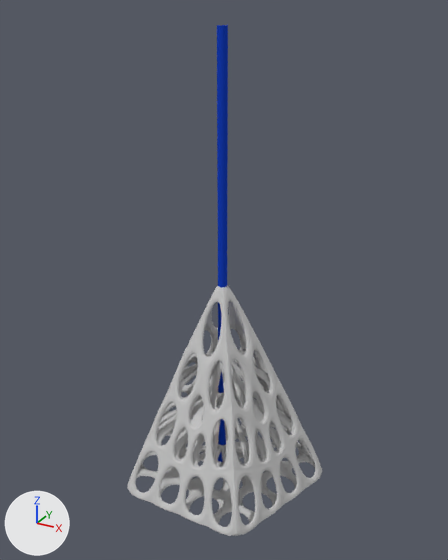
An edit to the Blender file Support-Zylinder+Wireframe-Kegel.blend, drawn before and after from the same camera.
Camera for both pictures: a camera (50 mm lens) standing at (59.5, -107.5, 102.5) and looking at (-0.2, 1.1, 48.3). The axes (+X, +Y, +Z) are drawn at lower left. The lights are the same throughout.

Before the edit, the objects in view are built like this:
```python
mat_material = diffuse_material('Material')
mat_material.base_color = (0.581, 0.581, 0.581)  # light grey #c9c9c9
mat_pla_blau = diffuse_material('PLA_blau')
mat_pla_blau.base_color = (0.00892, 0.0513, 0.528)  # blue #1840c0
me_cone_003 = bpy.data.meshes.new('Cone.003')
me_cone_003.from_pydata(...)  # 16384 vertices, 16640 faces; spans x -4.64..4.64, y -4.1..4.87, z 0.0..9.75
me_cone_003.materials.append(mat_material)  # light grey #c9c9c9
me_cylinder = bpy.data.meshes.new('Cylinder')
me_cylinder.from_pydata(...)  # 160 vertices, 130 faces; spans x -0.6..0.6, y -0.6..0.6, z 0.0..19.9
me_cylinder.materials.append(mat_pla_blau)  # blue #1840c0
ob_supportkegel = bpy.data.objects.new('Supportkegel', me_cone_003)
ob_supportkegel.location = (0.0, 0.0, 0.0)
ob_supportkegel.scale = (5.0, 5.0, 5.0)
_m = ob_supportkegel.modifiers.new('Boolean', 'BOOLEAN')
_m.object = ob_zylinder
_m.solver = 'FLOAT'
ob_zylinder = bpy.data.objects.new('Zylinder', me_cylinder)
ob_zylinder.location = (0.0, 0.0, 0.0)
ob_zylinder.scale = (5.0, 5.0, 5.0)
```
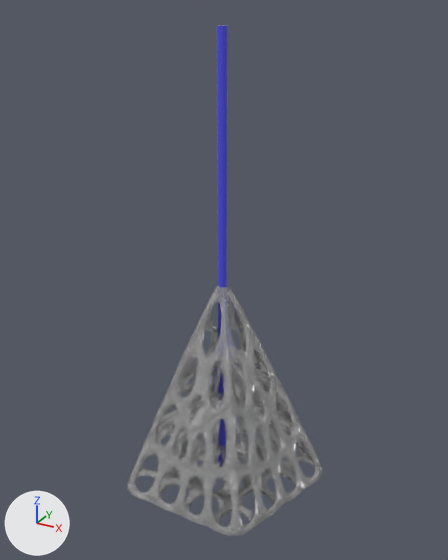
Location of each change, [x1, y1, x2, y2] in pixels of the pictures (448 x 560 px):
'Supportkegel', recoloured
    both: [127, 285, 322, 536]
'Zylinder', recoloured
    both: [217, 25, 228, 462]

Patch to the scene script:
```diff
--- a/Support-Zylinder+Wireframe-Kegel.blend.py
+++ b/Support-Zylinder+Wireframe-Kegel.blend.py
@@ mat_pla_blau @@
-mat_pla_blau = diffuse_material('PLA_blau')
-mat_pla_blau.base_color = (0.00892, 0.0513, 0.528)  # blue #1840c0
+mat_pla_blau = principled_material('PLA_blau')
+mat_pla_blau.base_color = (0.0812, 0.0852, 0.8)  # blue #5052e7
+mat_pla_blau.roughness = 0.1
@@ mat_material @@
-mat_material = diffuse_material('Material')
-mat_material.base_color = (0.581, 0.581, 0.581)  # light grey #c9c9c9
+mat_material = principled_material('Material')
+mat_material.base_color = (0.8, 0.8, 0.8)  # white #e7e7e7
+mat_material.roughness = 0.2
+mat_material.ior = 1.45
+mat_material.specular_ior_level = 0.2
+mat_material.transmission_weight = 0.75
```
